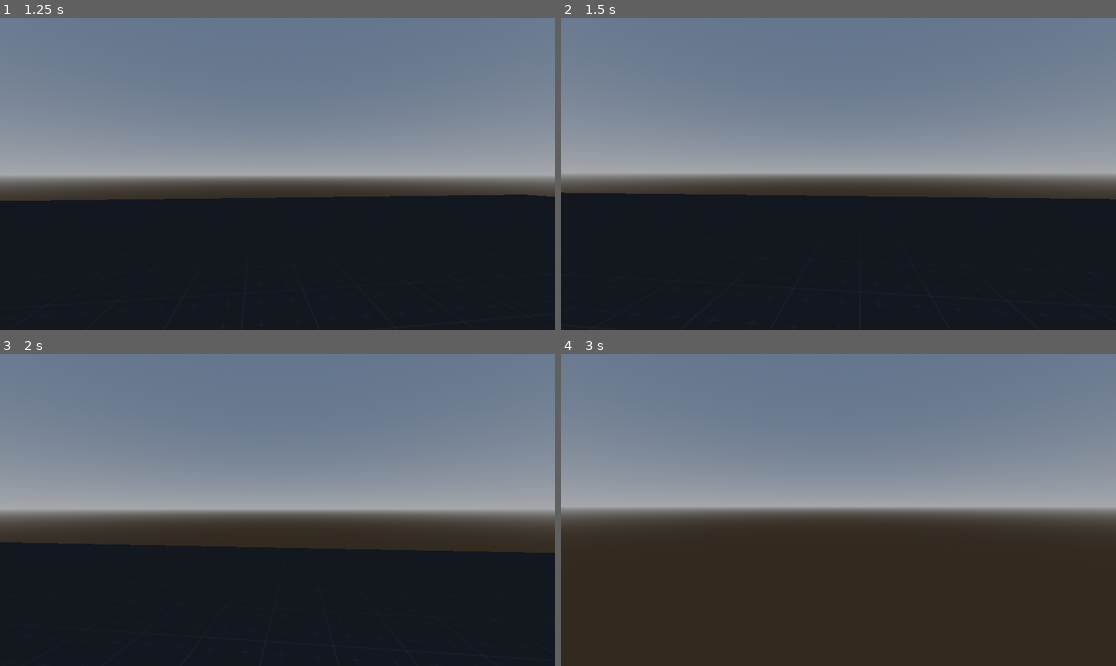
Above: before the commit, frames 1-4 (two rows, left to right).
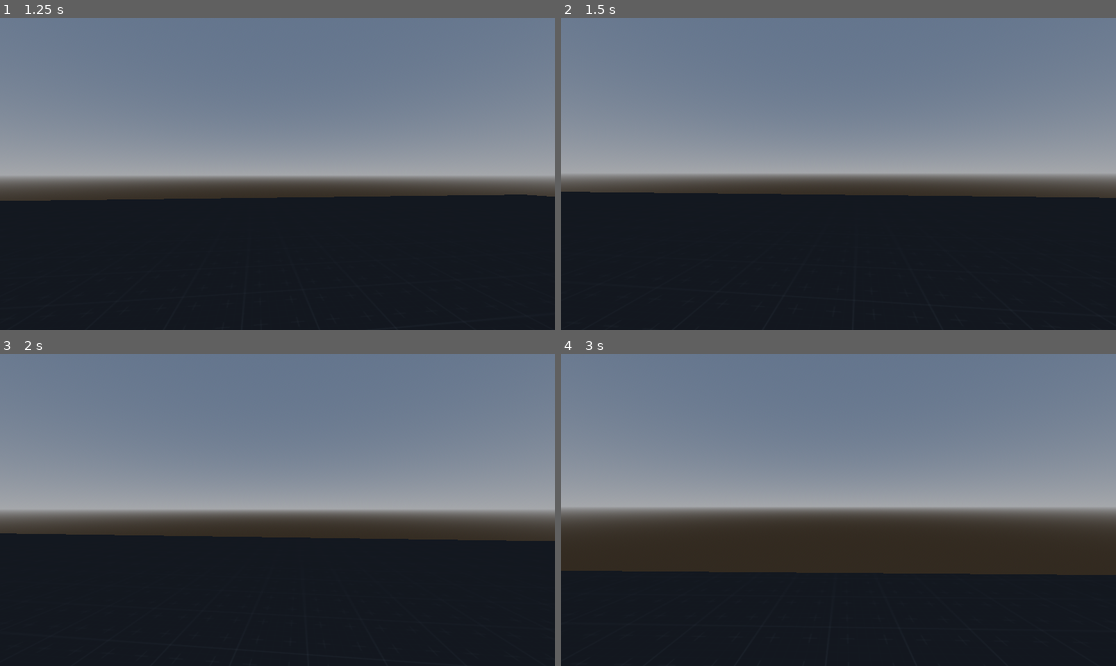
Above: after the commit, the same moments.

Repository: MyUsernamee/snow-game
Game: Godot game, scene res://Game.tscn
Two runs of this game, one before a commit and one after it. Both use one fixed random seed, a clock stepped at 60 frames per second and the inputs below.
Inputs (mouse positions are in pixels of both pictures, inside the frame that each line leads up to):
- Up to frame 1 (1.25 s): move the mouse to (305, 174) at 0.52 s; hold W (move_forward) from 0.53 s (still down); hold Shift (sprint, bound only after the commit) from 0.53 s (still down); tap Space (jump) at 0.77 s
- Up to frame 2 (1.5 s): keep holding W (move_forward); move the mouse to (810, 174) at 1.27 s; release Shift (sprint, bound only after the commit) at 1.28 s; tap Shift (sprint, bound only after the commit) at 1.35 s
- Up to frame 3 (2 s): keep holding W (move_forward); tap Space (jump) at 1.52 s
- Up to frame 4 (3 s): keep holding W (move_forward); move the mouse to (849, 503) at 2.02 s; hold Shift (sprint, bound only after the commit) 2.03-2.78 s; move the mouse to (832, 516) at 2.77 s; tap Shift (sprint, bound only after the commit) at 2.85 s

Frame 1 is identical in both runs. In frame 2, 0.4% of the frame differs, in the area x 0-100%, y 55-59%; in frame 3, 3.3%; in frame 4, 30%, in the area x 0-100%, y 69-100%.

Commit message:
Update player movement speed

Diff:
--- a/Scripts/PlayerController.gd
+++ b/Scripts/PlayerController.gd
@@ -6,10 +6,13 @@
 @onready var camera = $CharacterBody3D/Camera3D
 
 @export var mouse_sensitivity: float = 0.1
-@export var move_speed: float = 10
-@export var sprint_speed: float = 20
+@export var move_speed: float = 4
+@export var sprint_speed: float = 10
 @export var jump_power: float = 10
 @export var gravity: float = 9.8 * 4
+
+var sprint_meter: float = 0 # TODO: Implement sprint meter
+var cold_meter: float = 0 # TODO: Implement cold meter
 
 var view_direction: Vector3 = Vector3(0, 0, 1)
 
@@ -26,7 +29,12 @@
 	movement.x = Input.get_action_strength("move_right") - Input.get_action_strength("move_left")
 	movement.z = Input.get_action_strength("move_forward") - Input.get_action_strength("move_back")
 
-	movement = movement.normalized() * move_speed
+	var local_move_speed = move_speed
+
+	if Input.is_action_pressed("sprint"):
+		local_move_speed = sprint_speed
+
+	movement = movement.normalized() * local_move_speed
 
 	if Input.is_action_just_pressed("jump") and character_body.is_on_floor():
 		movement.y = jump_power
--- a/project.godot
+++ b/project.godot
@@ -42,3 +42,8 @@
 "events": [Object(InputEventKey,"resource_local_to_scene":false,"resource_name":"","device":-1,"window_id":0,"alt_pressed":false,"shift_pressed":false,"ctrl_pressed":false,"meta_pressed":false,"pressed":false,"keycode":0,"physical_keycode":32,"key_label":0,"unicode":32,"echo":false,"script":null)
 ]
 }
+sprint={
+"deadzone": 0.5,
+"events": [Object(InputEventKey,"resource_local_to_scene":false,"resource_name":"","device":-1,"window_id":0,"alt_pressed":false,"shift_pressed":false,"ctrl_pressed":false,"meta_pressed":false,"pressed":false,"keycode":0,"physical_keycode":4194325,"key_label":0,"unicode":0,"echo":false,"script":null)
+]
+}
